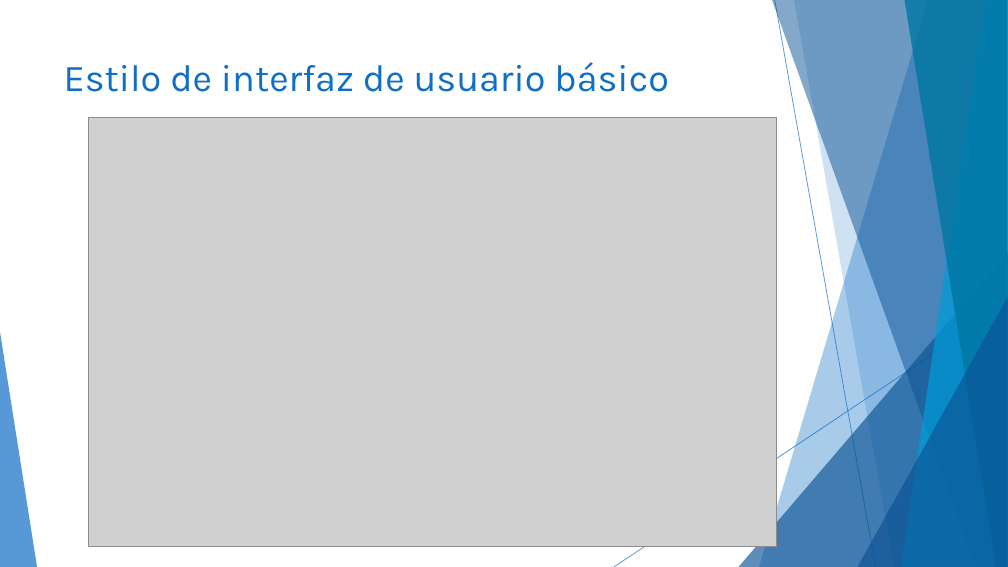
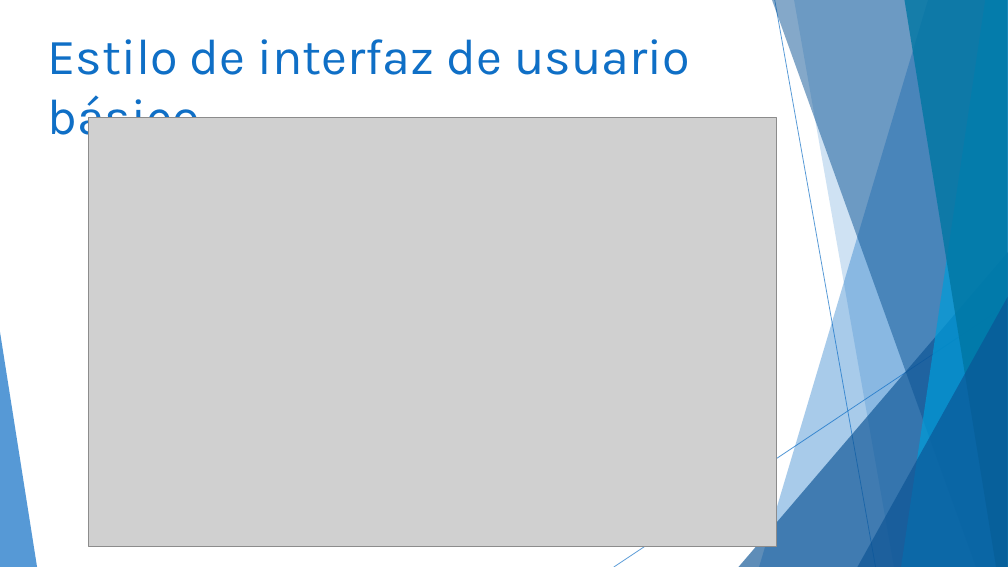
Before and after one commit to DylanSoler/ProyectoDAM, a slide deck: slide 10 of Documentacion/Presentacion/FootballTrainingManagerPresentacion.pptx. Drawn at 1008x567 pixels with LibreOffice and Linux fonts; fonts in the diff are those of the drawing; grey boxes stand for pictures. Boxes give left, top, right and bottom in pixels: in the first picture for what was removed or moved away, otherwise in the second. Text is boxed around its words. In the diff, an @@ line names an element or a change of style, - is before the commit and + after.

```diff
--- a/Documentacion/Presentacion/FootballTrainingManagerPresentacion.pptx
+++ b/Documentacion/Presentacion/FootballTrainingManagerPresentacion.pptx
@@ title "Estilo de interfaz de usuario ...": place and size @@
-title "Estilo de interfaz de usuario ..." at (64,62,668,92)
+title "Estilo de interfaz de usuario ..." at (47,39,690,147)
@@ title "Estilo de interfaz de usuario ..." at (47,39,690,147): size 36 to 48 pt @@
```
Also in this commit, not shown: 8 other slides changed, 1 slide added, 1 slide removed, 2 other files.
